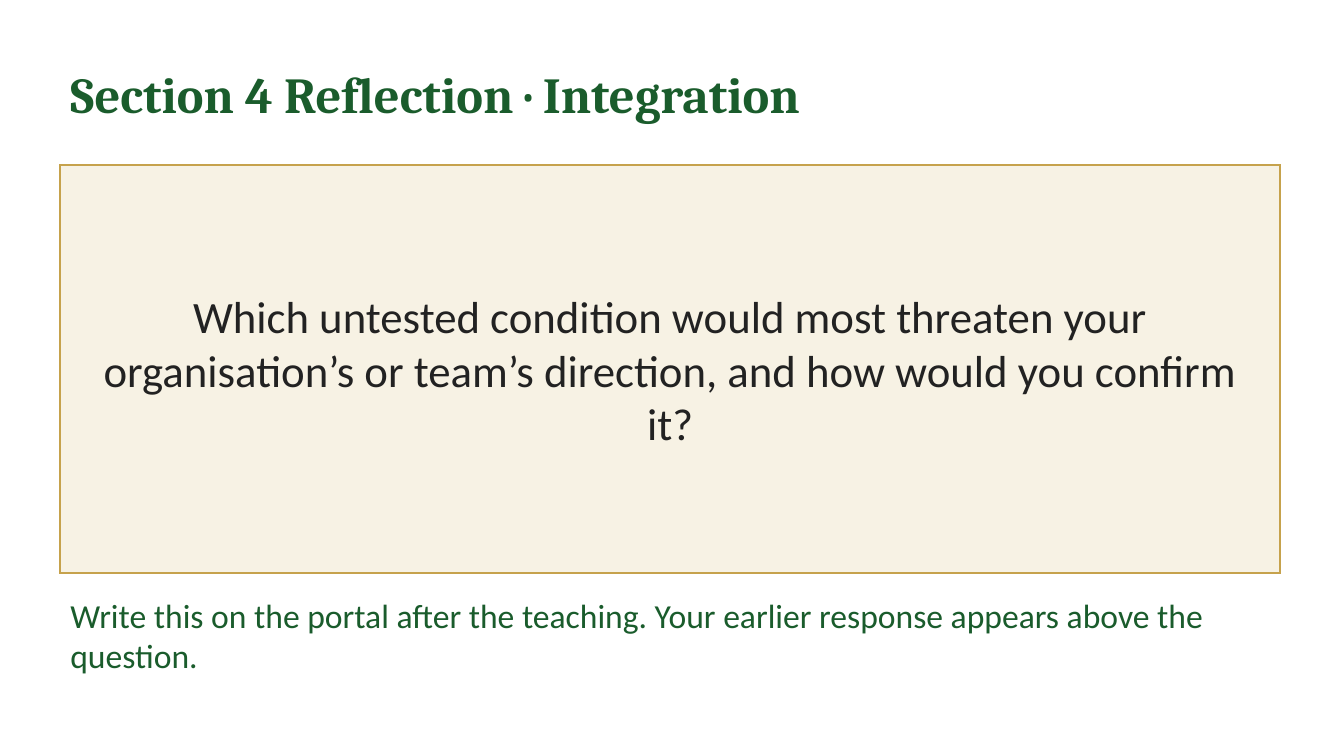
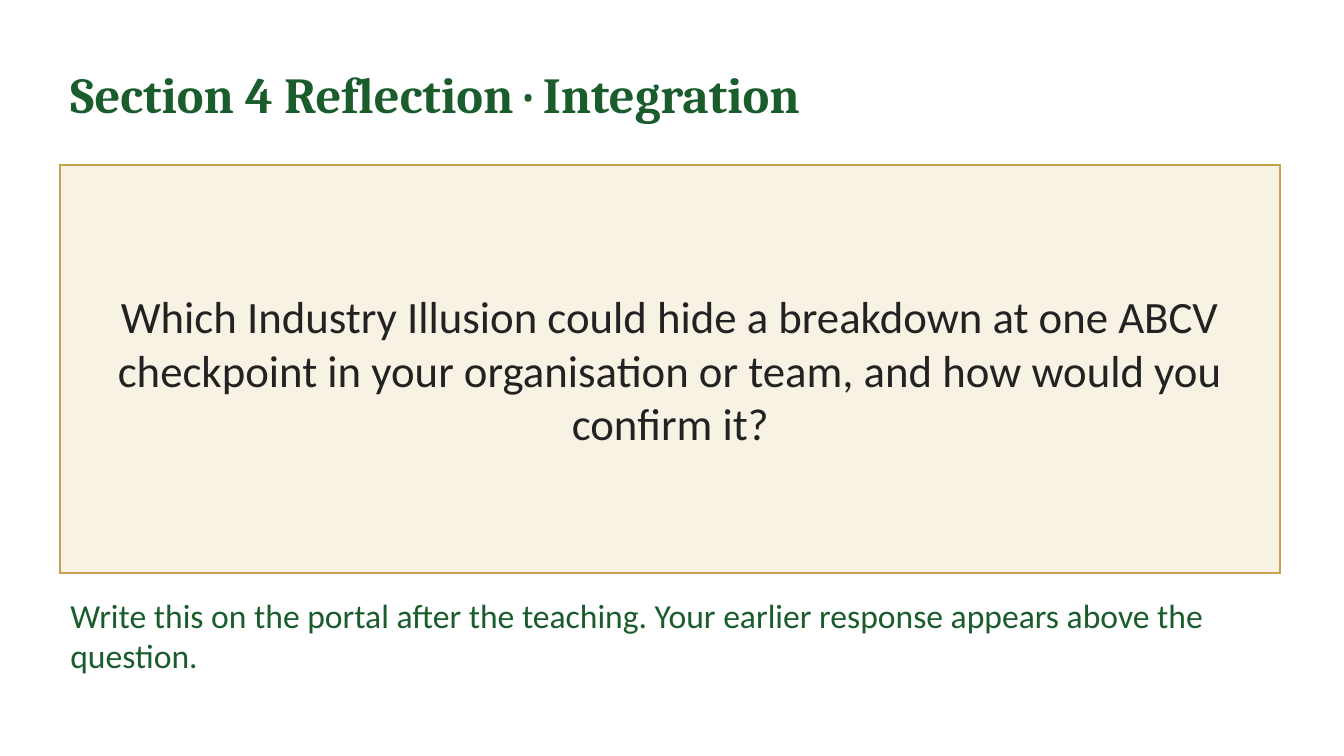
Before and after one commit to IBSL26/ibsl-platform, a slide deck: slide 22 of Unit decks/Unit 04 - Direction Integrity (ABCV-MBT).pptx. Drawn at 1344x756 pixels with LibreOffice and Linux fonts; fonts in the diff are those of the drawing. Boxes give left, top, right and bottom in pixels: in the first picture for what was removed or moved away, otherwise in the second. Text is boxed around its words. In the diff, an @@ line names an element or a change of style, - is before the commit and + after.

```diff
--- a/Unit decks/Unit 04 - Direction Integrity (ABCV-MBT).pptx
+++ b/Unit decks/Unit 04 - Direction Integrity (ABCV-MBT).pptx
@@ text in rectangle at [118, 302, 1221, 441]: text changed @@
-Which untested condition would most threaten your organisation’s or team’s direction, and how would you confirm it?
+Which Industry Illusion could hide a breakdown at one ABCV checkpoint in your organisation or team, and how would you confirm it?
```
Also in this commit, not shown: 2 other slides changed, 12 other files.
